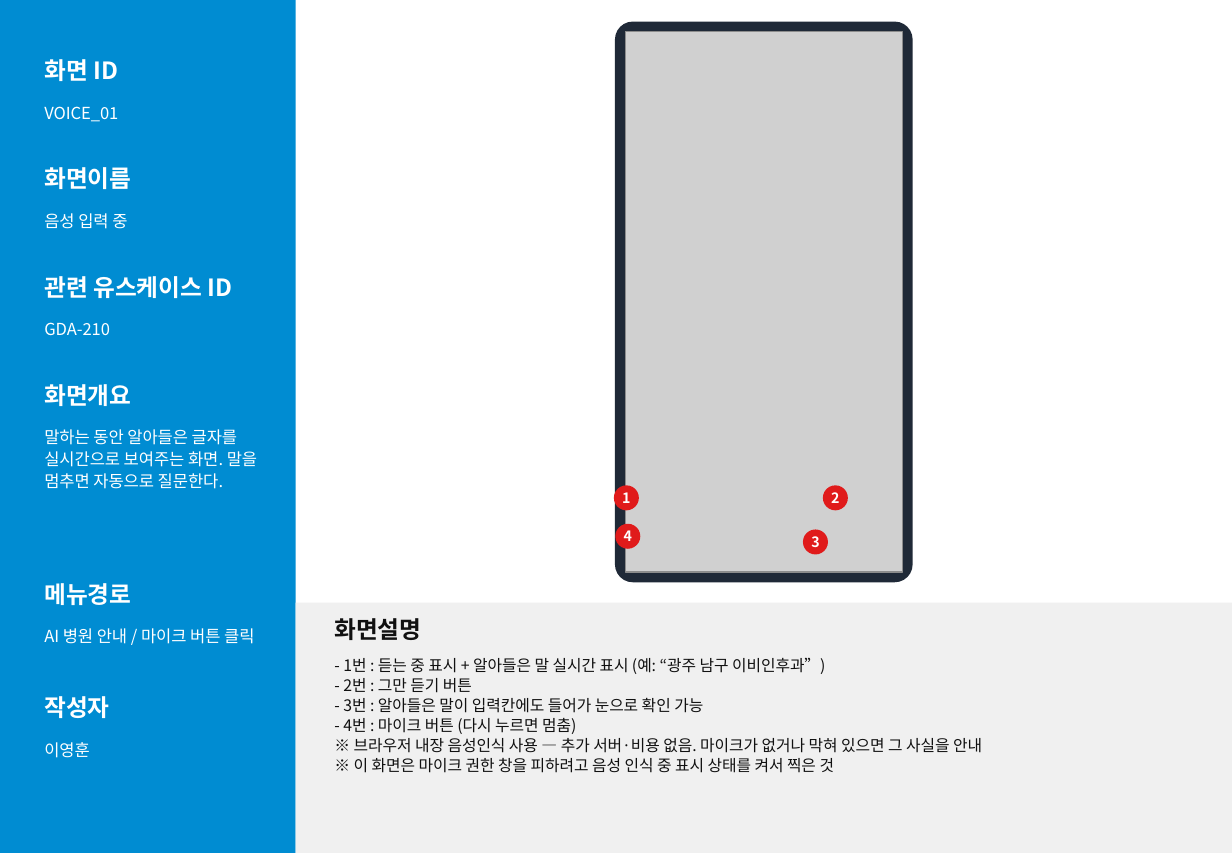
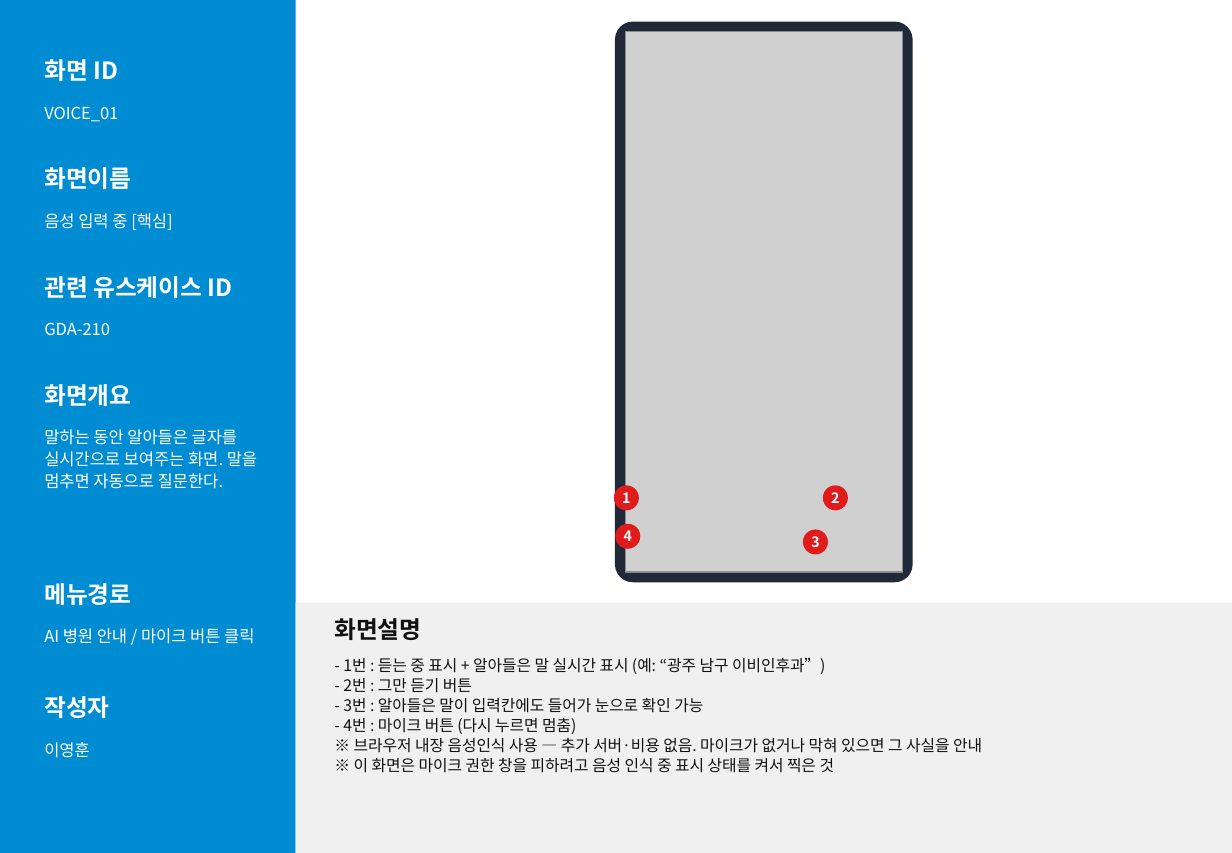
Before and after one commit to lee020304/goodoc-demo, a slide deck: slide 9 of screen/화면설계서_독수리5형제.pptx. Drawn at 1232x853 pixels with LibreOffice and Linux fonts; fonts in the diff are those of the drawing; grey boxes stand for pictures. Boxes give left, top, right and bottom in pixels: in the first picture for what was removed or moved away, otherwise in the second. Text is boxed around its words. In the diff, an @@ line names an element or a change of style, - is before the commit and + after.

```diff
--- a/screen/화면설계서_독수리5형제.pptx
+++ b/screen/화면설계서_독수리5형제.pptx
@@ text at box(44, 213, 173, 230): text changed @@
-음성 입력 중
+음성 입력 중 [핵심]
```
Also in this commit, not shown: 12 other slides changed, 29 other files.
